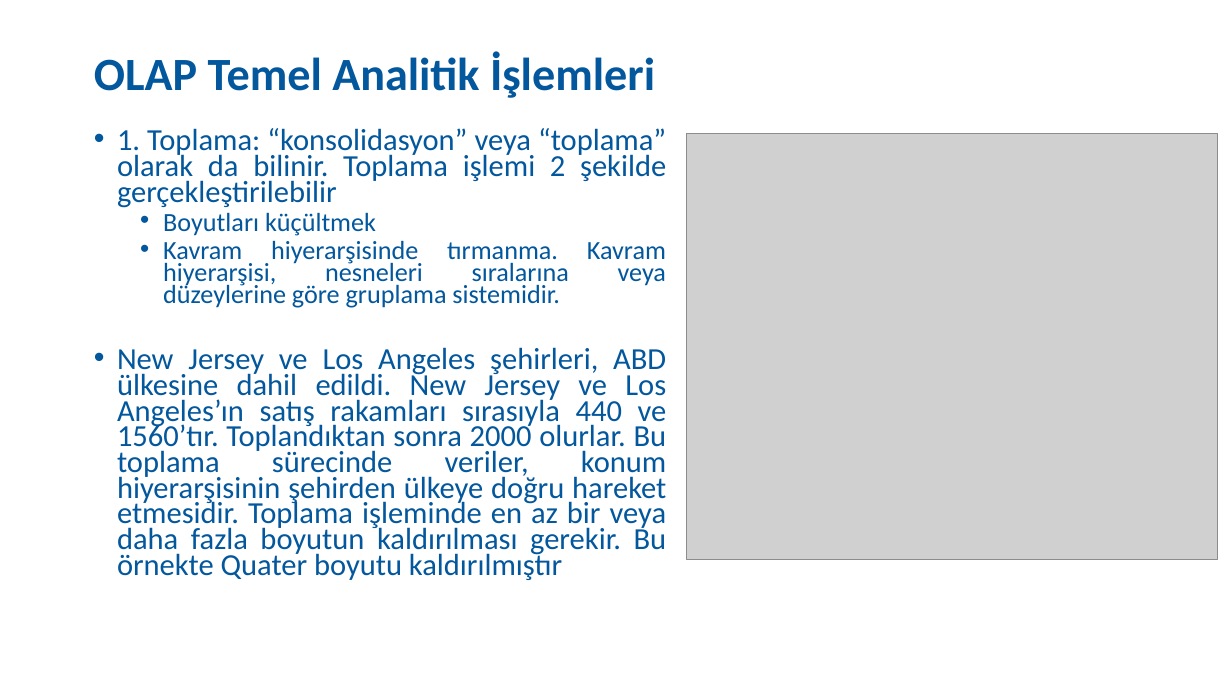
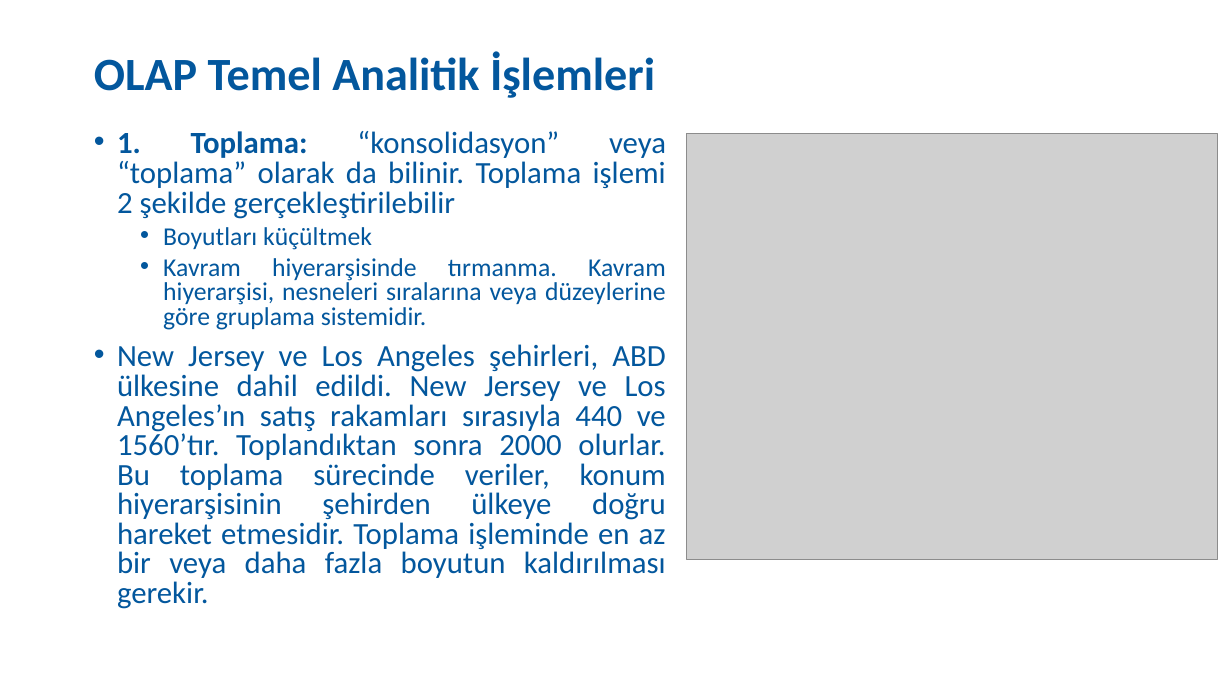
Before and after one commit to SevdanurGENC/Data-Modeling-Techniques-Lecture-Notes, a slide deck: slide 51 of Slides/VeriModellemeTeknikleri02Gun.pptx (slide 17 before the commit). Drawn at 1232x693 pixels with LibreOffice and Linux fonts; fonts in the diff are those of the drawing; grey boxes stand for pictures. Boxes give left, top, right and bottom in pixels: in the first picture for what was removed or moved away, otherwise in the second. Text is boxed around its words. In the diff, an @@ line names an element or a change of style, - is before the commit and + after.

```diff
--- a/Slides/VeriModellemeTeknikleri02Gun.pptx
+++ b/Slides/VeriModellemeTeknikleri02Gun.pptx
@@ text at bbox=[117, 131, 666, 330]: size 23.8 to 24 pt in "1. Toplama: “konsolidasyon” veya “toplama” olarak da ..."; bold on in "1. Toplama:"; size 20.4 to 20 pt in "Boyutları küçültmek", "Kavram hiyerarşisinde tırmanma. Kavram hiyerarşisi, nesneler ..."; line spacing 0.7 to 0.8 @@
@@ text at bbox=[117, 344, 666, 609]: text changed; size 23.8 to 24 pt @@
-• New Jersey ve Los Angeles şehirleri, ABD ülkesine dahil edildi. New Jersey ve Los Angeles’ın satış rakamları sırasıyla 440 ve 1560’tır. Toplandıktan sonra 2000 olurlar. Bu toplama sürecinde veriler, konum hiyerarşisinin şehirden ülkeye doğru hareket etmesidir. Toplama işleminde en az bir veya daha fazla boyutun kaldırılması gerekir. Bu örnekte Quater boyutu kaldırılmıştır
+• New Jersey ve Los Angeles şehirleri, ABD ülkesine dahil edildi. New Jersey ve Los Angeles’ın satış rakamları sırasıyla 440 ve 1560’tır. Toplandıktan sonra 2000 olurlar. Bu toplama sürecinde veriler, konum hiyerarşisinin şehirden ülkeye doğru hareket etmesidir. Toplama işleminde en az bir veya daha fazla boyutun kaldırılması gerekir.
```
Also in this commit, not shown: 14 other slides changed, 85 slides added, 14 slides removed.
